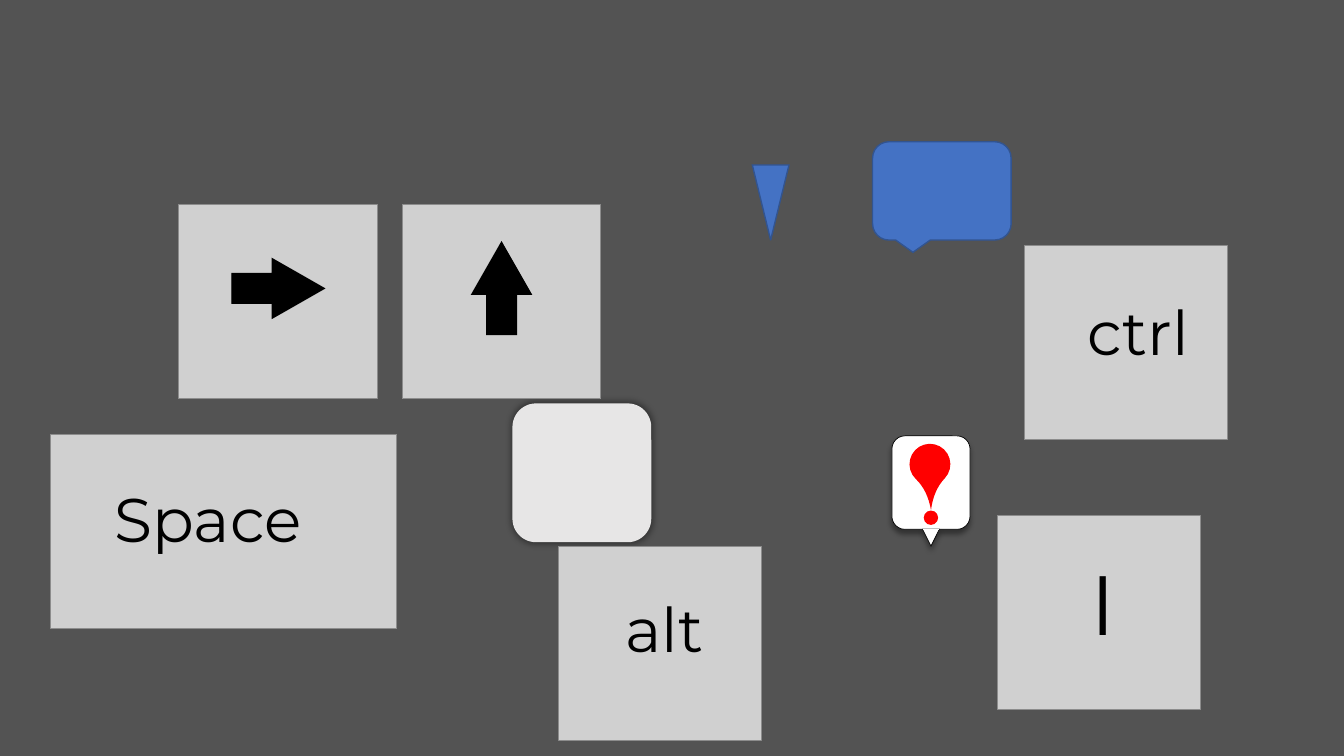
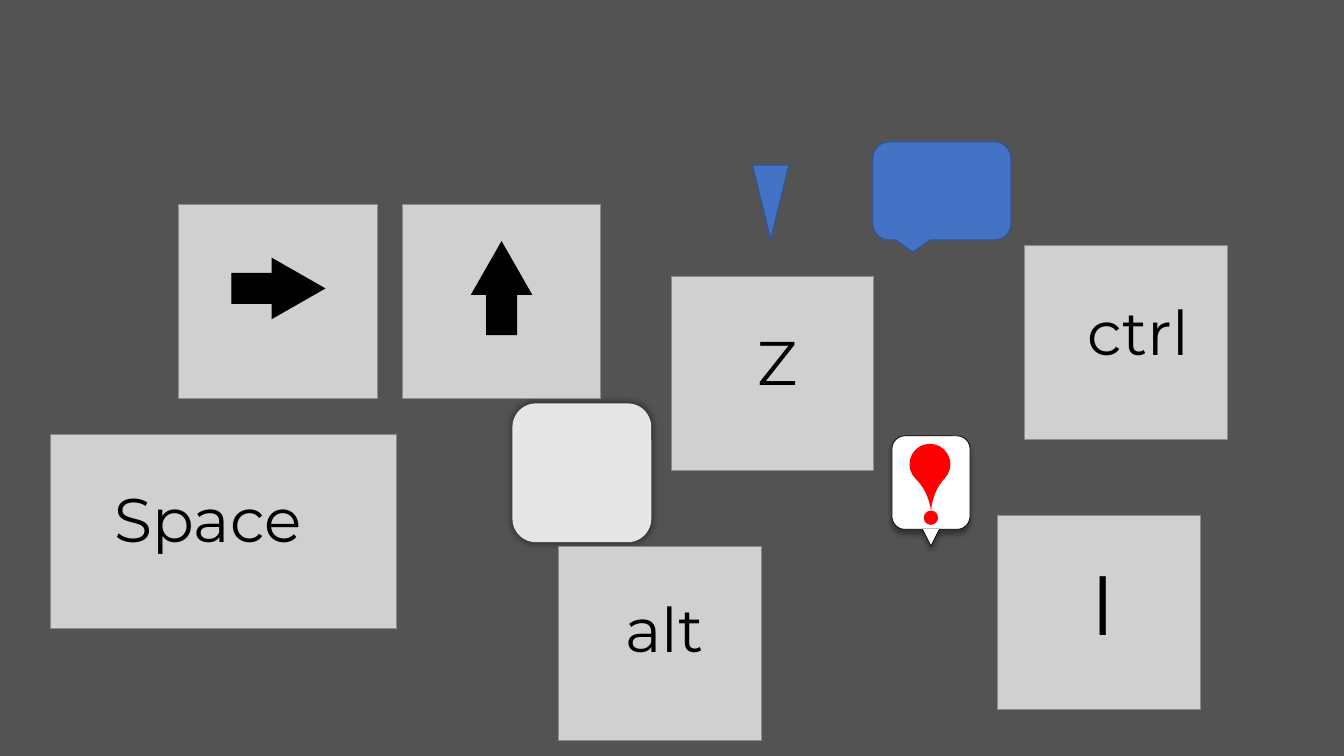
Before and after one commit to abenjaminov/FOG, a slide deck: slide 3 of Assets/Etc/Textures.pptx. Drawn at 1344x756 pixels with LibreOffice and Linux fonts; fonts in the diff are those of the drawing; grey boxes stand for pictures. Boxes give left, top, right and bottom in pixels: in the first picture for what was removed or moved away, otherwise in the second. Text is boxed around its words. In the diff, an @@ line names an element or a change of style, - is before the commit and + after.

```diff
--- a/Assets/Etc/Textures.pptx
+++ b/Assets/Etc/Textures.pptx
@@ picture added at box(671, 276, 874, 471) @@
@@ text added at box(757, 342, 797, 385), 44 pt, text #000000 @@
+Z
```
Also in this commit, not shown: 52 other files.
